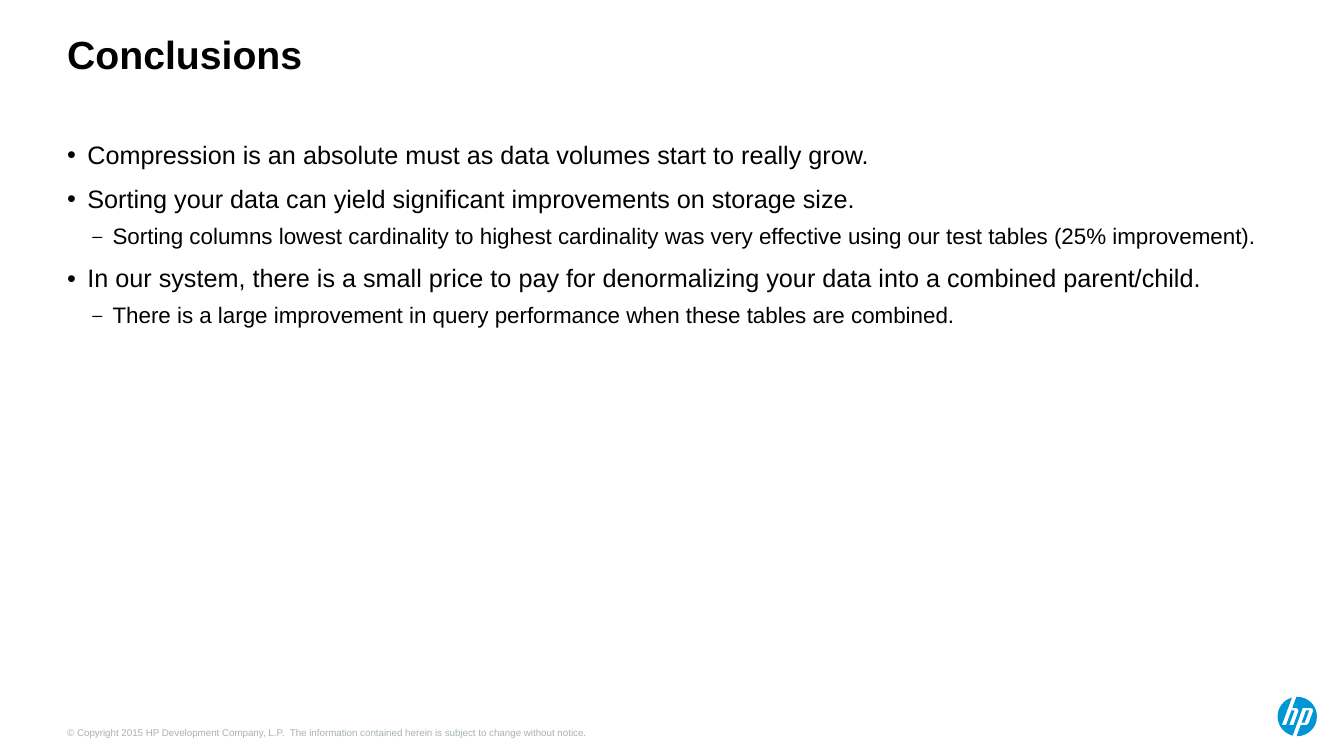
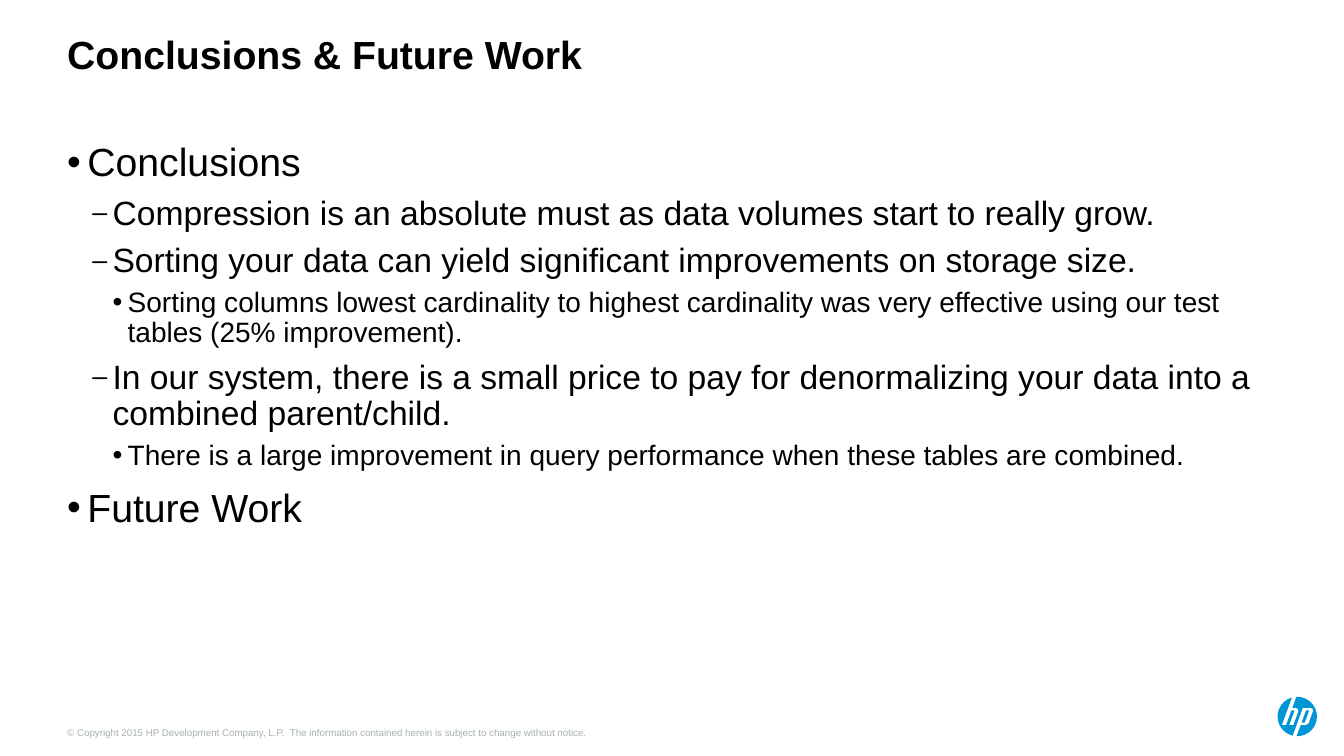
Before and after one commit to Dyland28/HP-Data-Compression, a slide deck: slide 22 of compression_sand_weiss_hotsos_2018.pptx (slide 19 before the commit). Drawn at 1344x756 pixels with LibreOffice and Linux fonts; fonts in the diff are those of the drawing. Boxes give left, top, right and bottom in pixels: in the first picture for what was removed or moved away, otherwise in the second. Text is boxed around its words. In the diff, an @@ line names an element or a change of style, - is before the commit and + after.

```diff
--- a/compression_sand_weiss_hotsos_2018.pptx
+++ b/compression_sand_weiss_hotsos_2018.pptx
@@ title at [67, 40, 582, 70]: text changed @@
-Conclusions
+Conclusions & Future Work
@@ text at [87, 147, 300, 177]: paragraph added @@
+• Conclusions
@@ text at [113, 200, 1250, 470]: size 18 to 24 pt in "Compression is an absolute must as data ...", "Sorting your data can yield significant improvements ...", "In our system, there is a small ..."; size 16 to 20 pt in "Sorting columns lowest cardinality to highest cardinality ...", "There is a large improvement in query ..."; bullet • to –; list level 1 to 2 in "Compression is an absolute must ..."; list level 1 to 2 in "Sorting your data can yield ..."; bullet – to •; list level 2 to 3 in "Sorting columns lowest cardinality to ..."; list level 1 to 2 in "In our system, there is ..."; list level 2 to 3 in "There is a large improvement ..." @@
@@ text at [87, 493, 302, 523]: paragraph added @@
+• Future Work
```
Also in this commit, not shown: 4 other slides changed, 4 slides added, 1 slide removed.
